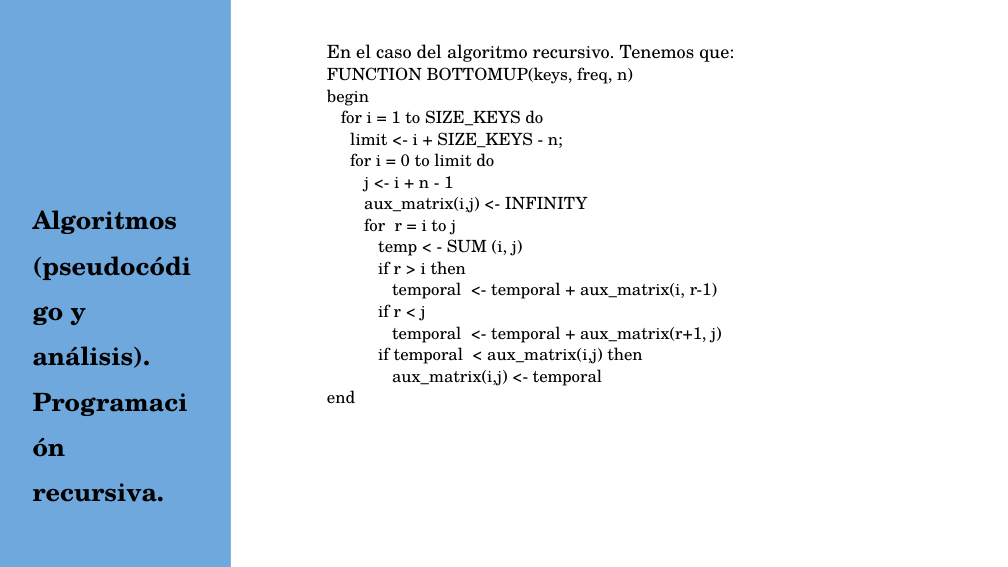
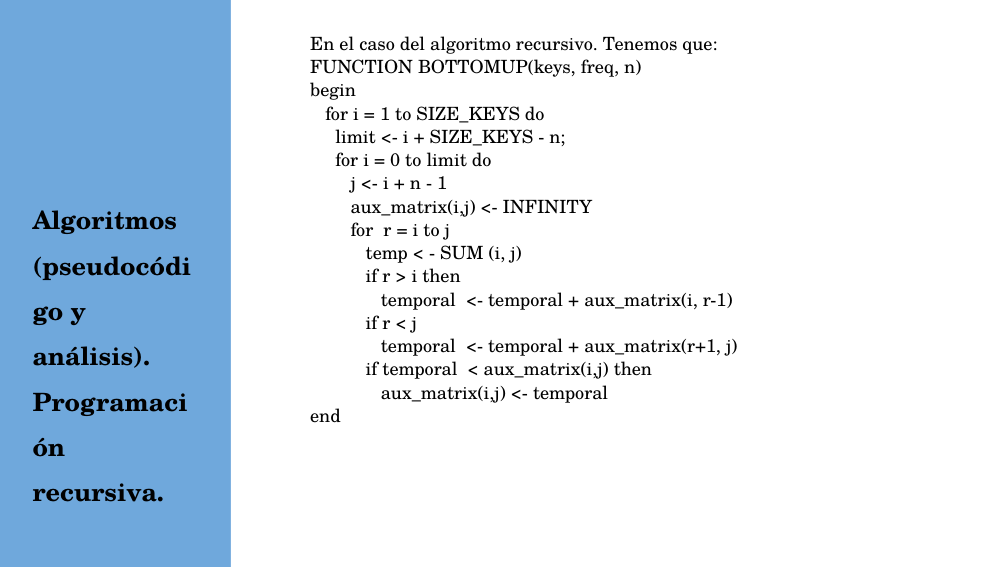
Before and after one commit to alu0100812534/DAA_-L2_8_optimal-binary-search-trees, a slide deck: slide 7 of slides/DAA_-L2_8_optimal-binary-search-trees.pptx. Drawn at 1008x567 pixels with LibreOffice and Linux fonts; fonts in the diff are those of the drawing; background and template pictures are left out. Boxes give left, top, right and bottom in pixels: in the first picture for what was removed or moved away, otherwise in the second. Text is boxed around its words. In the diff, an @@ line names an element or a change of style, - is before the commit and + after.

```diff
--- a/slides/DAA_-L2_8_optimal-binary-search-trees.pptx
+++ b/slides/DAA_-L2_8_optimal-binary-search-trees.pptx
@@ text "En el caso del algoritmo ..." moved from (x1=327, y1=44, x2=734, y2=404) to (x1=310, y1=36, x2=737, y2=423) @@
@@ text at (x1=310, y1=59, x2=737, y2=423): size 12 to 13 pt in "FUNCTION BOTTOMUP(keys, freq, n)", "begin", "for i = 1 to SIZE_KEYS do", "limit <- i + SIZE_KEYS - n;" and 12 more places @@
```
Also in this commit, not shown: 3 other slides changed, 3 other files.
